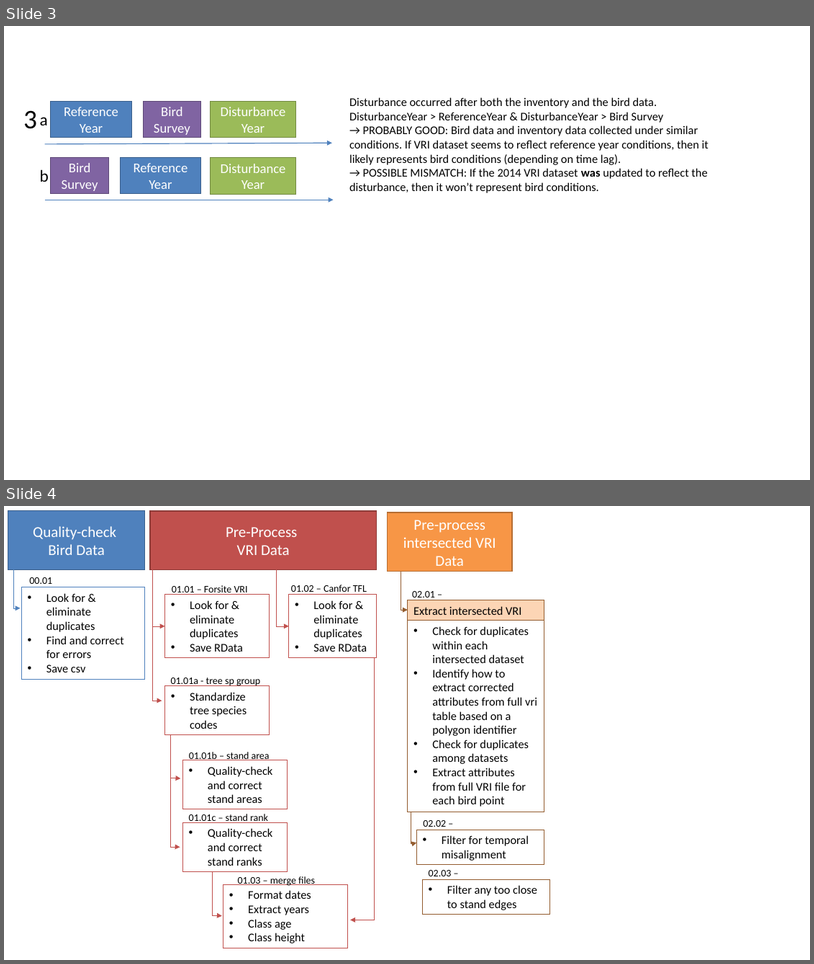
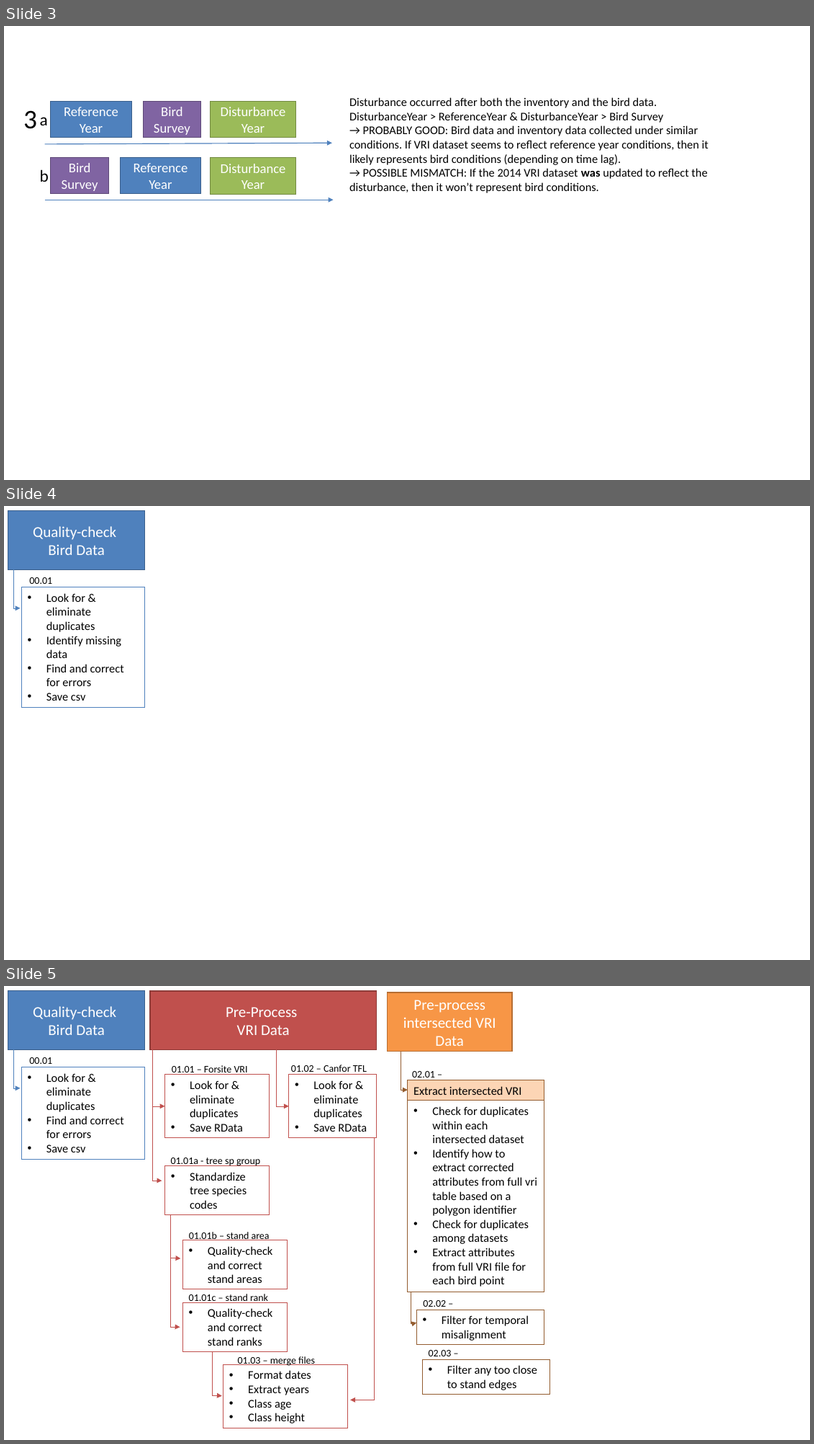
Before and after one commit to borealbirds/NBarker-BCVRImodels, a slide deck: VRI_bird_data_scenarios.pptx. Shown one above the other, each under a label of ours: slides 3 and 4 before the commit, slides 3, 4 and 5 after it. The pictures are 814x964 and 814x1444 pixels, drawn with LibreOffice and Linux fonts; fonts in the diff are those of the drawing. Boxes give left, top, right and bottom in pixels: in the first picture for what was removed or moved away, otherwise in the second. Text is boxed around its words. In the diff, an @@ line names an element or a change of style, - is before the commit and + after.

```diff
--- a/VRI_bird_data_scenarios.pptx
+++ b/VRI_bird_data_scenarios.pptx
@@ slide 4 added at [4, 506, 810, 960], background #FFFFFF @@
@@ rectangle added at [8, 511, 145, 569], fill #4F81BD, outline #3A5F8C 1 pt, 18 pt, text #FFFFFF @@
+Quality-check
+Bird Data
@@ elbow arrow added from (13, 569) to (21, 608), #4F81BD 0.5 pt @@
@@ rectangle added at [21, 587, 145, 708], outline #4F81BD 0.75 pt, 14 pt, text #000000 @@
+• Look for & eliminate duplicates
+• Identify missing data
+• Find and correct for errors
+• Save csv
@@ text added at [29, 577, 52, 587], 12 pt, text #000000 @@
+00.01
@@ what was slide 4 is now slide 5 @@
```
Also in this commit, not shown: 1 other slide added, 15 other files.
